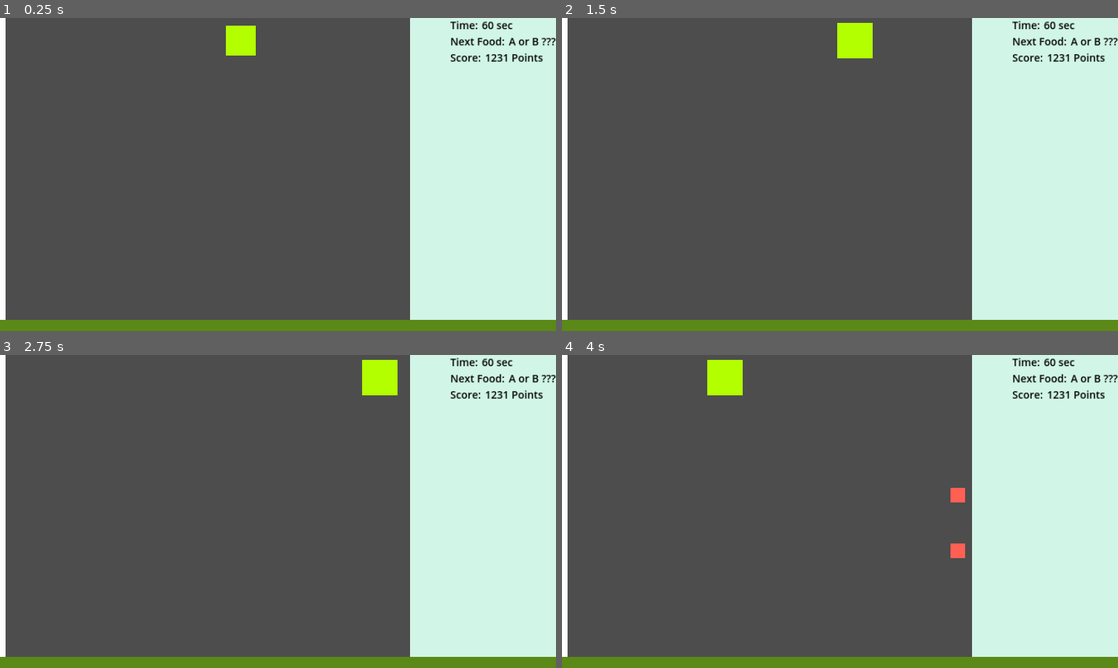
Above: before the commit, frames 1-4 (two rows, left to right).
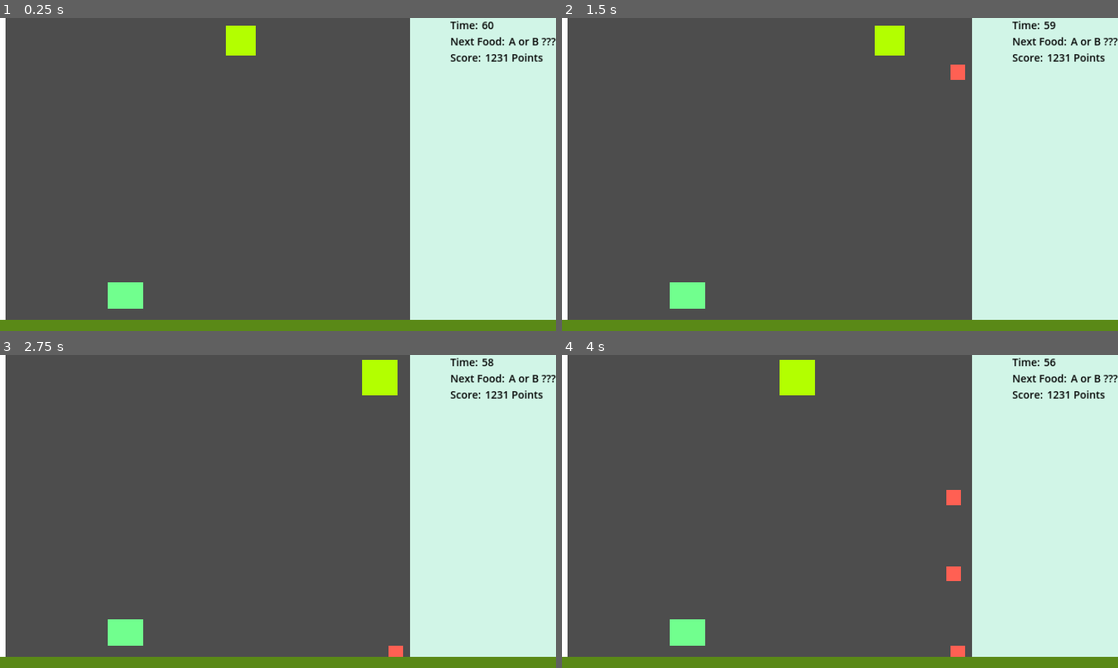
Above: after the commit, the same moments.

Repository: BujarMuharemi/game-jam-8
Game: Godot game, scene res://main_scene/main_scene.tscn
Two runs of this game, one before a commit and one after it. Both use one fixed random seed, a clock stepped at 60 frames per second and the inputs below.
Inputs:
- Up to frame 1 (0.25 s): no input
- Up to frame 2 (1.5 s): tap Enter at 0.5 s; hold Right (ui_right) 0.53-1.28 s; hold Space (ui_select) 0.53-1.28 s; hold Left (ui_left) from 1.28 s (still down); tap Space (ui_select) at 1.35 s
- Up to frame 3 (2.75 s): tap Space (ui_select) at 1.52, 1.82 s; release Left (ui_left) at 2.03 s; hold Right (ui_right) from 2.03 s (still down); hold Space (ui_select) from 2.03 s (still down)
- Up to frame 4 (4 s): release Space (ui_select) at 2.78 s; tap Space (ui_select) at 2.85, 3.02, 3.32 s; release Right (ui_right) at 3.53 s; hold Left (ui_left) from 3.53 s (still down); hold Space (ui_select) from 3.53 s (still down)

The runs differ from the first frame. In frame 1, 0.6% of the frame differs, in the area x 19-93%, y 1-93%; in frame 2, 2.0%; in frame 3, 0.7%; in frame 4, 2.5%, in the area x 19-93%, y 1-97%.

Commit message:
added timer, score etc

Diff:
--- a/game_world/player/player.gd
+++ b/game_world/player/player.gd
@@ -1,7 +1,7 @@
 extends Area2D
 
 # Define the speed of movement
-const SPEED = 30
+const SPEED = 20
 var block_left=false
 var block_right=false
 var food_scene = preload("res://game_world/food/food.tscn")
@@ -15,7 +15,8 @@
 	elif Input.is_action_pressed("ui_left") and !block_left:
 		self.set_position(Vector2(get_position().x-SPEED,get_position().y))
 
-	elif Input.is_action_just_pressed("ui_select") and food_drop_time:
+	## is_action_just_pressed
+	elif Input.is_action_pressed("ui_select") and food_drop_time:
 		set_scale(Vector2(1.0,1.0))
 		var food = food_scene.instantiate()
 		food.position = position
@@ -37,6 +38,5 @@
 
 
 func _on_timer_timeout():
-	print("timer")
 	food_drop_time=true
 	set_scale(Vector2(1.2,1.2)) # to tell the player he can spawn stuff
--- /dev/null
+++ b/game_world/sumo/sumo.gd
@@ -0,0 +1,20 @@
+extends Node2D
+
+@export var feed_score = 10
+
+# Called when the node enters the scene tree for the first time.
+func _ready():
+	pass # Replace with function body.
+
+
+# Called every frame. 'delta' is the elapsed time since the previous frame.
+func _process(delta):
+	pass
+
+
+func _on_body_entered(body):
+	#TODO: play eat animation here
+	print("sumo hit:",body)
+	body.hide()
+	body.queue_free()
+	get_tree().root.get_child(0).update_score(feed_score)
--- /dev/null
+++ b/game_world/sumo/sumo.tscn
@@ -0,0 +1,21 @@
+[gd_scene load_steps=4 format=3 uid="uid://c5d70o5dhak6y"]
+
+[ext_resource type="Script" path="res://game_world/sumo/sumo.gd" id="1_70sll"]
+[ext_resource type="Texture2D" uid="uid://bia418x5tjgv" path="res://game_world/player/blanko.png" id="2_0yxt4"]
+
+[sub_resource type="RectangleShape2D" id="RectangleShape2D_auaa2"]
+size = Vector2(125, 90)
+
+[node name="Sumo" type="Area2D"]
+script = ExtResource("1_70sll")
+
+[node name="Blanko" type="Sprite2D" parent="."]
+modulate = Color(0.443137, 1, 0.556863, 1)
+scale = Vector2(0.12, 0.09)
+texture = ExtResource("2_0yxt4")
+
+[node name="CollisionShape2D" type="CollisionShape2D" parent="."]
+position = Vector2(-0.5, 0)
+shape = SubResource("RectangleShape2D_auaa2")
+
+[connection signal="body_entered" from="." to="." method="_on_body_entered"]
--- a/main_scene/game_manager/game_manager.gd
+++ b/main_scene/game_manager/game_manager.gd
@@ -6,6 +6,7 @@
 var options_scene
 var pause_scene
 
+var score=0
 ## TODO: create independent btns which can be resued in all scenes !
 
 func _ready():
--- /dev/null
+++ b/main_scene/main_scene.gd
@@ -0,0 +1,28 @@
+extends Node2D
+
+var score = 0
+@export var round_time = 60
+
+func update_score(to_add):
+	score+= to_add
+	$Hud/HBoxContainer/VBoxContainer/ScoreHBox/ScoreText.text = str(score)
+
+func set_timer(new_time):
+	$Hud/HBoxContainer/VBoxContainer/Time/TimerSeconds.text = str(round_time)
+
+func _ready():
+	pass # Replace with function body.
+
+
+# Called every frame. 'delta' is the elapsed time since the previous frame.
+func _process(delta):
+	pass
+
+
+func _on_round_timer_timeout():
+	round_time-=1
+	if(round_time>=0):
+		set_timer(round_time)
+	else:
+		print("game over")
+		get_tree().paused = true
--- a/main_scene/main_scene.tscn
+++ b/main_scene/main_scene.tscn
@@ -1,12 +1,15 @@
-[gd_scene load_steps=4 format=3 uid="uid://75ba58pbuguj"]
+[gd_scene load_steps=6 format=3 uid="uid://75ba58pbuguj"]
 
+[ext_resource type="Script" path="res://main_scene/main_scene.gd" id="1_6w07c"]
 [ext_resource type="PackedScene" uid="uid://ccdblvlvp4kxe" path="res://game_world/player/player.tscn" id="1_dnv8g"]
 [ext_resource type="Texture2D" uid="uid://bia418x5tjgv" path="res://game_world/player/blanko.png" id="2_fa3jh"]
+[ext_resource type="PackedScene" uid="uid://c5d70o5dhak6y" path="res://game_world/sumo/sumo.tscn" id="3_jddoh"]
 
 [sub_resource type="RectangleShape2D" id="RectangleShape2D_l8bih"]
 size = Vector2(511, 1193)
 
 [node name="MainScene" type="Node2D"]
+script = ExtResource("1_6w07c")
 
 [node name="player" parent="." instance=ExtResource("1_dnv8g")]
 modulate = Color(0.701961, 1, 0, 1)
@@ -48,7 +51,7 @@
 scale = Vector2(2.15777, 0.668334)
 shape = SubResource("RectangleShape2D_l8bih")
 
-[node name="Control" type="Control" parent="."]
+[node name="Hud" type="Control" parent="."]
 layout_direction = 1
 layout_mode = 3
 anchors_preset = 8
@@ -64,7 +67,7 @@
 size_flags_vertical = 4
 metadata/_edit_use_anchors_ = true
 
-[node name="HBoxContainer" type="HBoxContainer" parent="Control"]
+[node name="HBoxContainer" type="HBoxContainer" parent="Hud"]
 layout_mode = 1
 anchors_preset = 11
 anchor_left = 1.0
@@ -74,54 +77,54 @@
 grow_horizontal = 0
 grow_vertical = 2
 
-[node name="VBoxContainer" type="VBoxContainer" parent="Control/HBoxContainer"]
+[node name="VBoxContainer" type="VBoxContainer" parent="Hud/HBoxContainer"]
 layout_mode = 2
 
-[node name="Time" type="HBoxContainer" parent="Control/HBoxContainer/VBoxContainer"]
+[node name="Time" type="HBoxContainer" parent="Hud/HBoxContainer/VBoxContainer"]
 layout_mode = 2
 
-[node name="Label3" type="Label" parent="Control/HBoxContainer/VBoxContainer/Time"]
+[node name="Label3" type="Label" parent="Hud/HBoxContainer/VBoxContainer/Time"]
 layout_mode = 2
 theme_override_colors/font_color = Color(0, 0, 0, 1)
 theme_override_colors/font_outline_color = Color(1, 1, 1, 1)
 theme_override_font_sizes/font_size = 36
 text = "Time: "
 
-[node name="Label4" type="Label" parent="Control/HBoxContainer/VBoxContainer/Time"]
+[node name="TimerSeconds" type="Label" parent="Hud/HBoxContainer/VBoxContainer/Time"]
 layout_mode = 2
 theme_override_colors/font_color = Color(0, 0, 0, 1)
 theme_override_colors/font_outline_color = Color(1, 1, 1, 1)
 theme_override_font_sizes/font_size = 36
-text = "60 sec"
+text = "60"
 
-[node name="Food" type="HBoxContainer" parent="Control/HBoxContainer/VBoxContainer"]
+[node name="Food" type="HBoxContainer" parent="Hud/HBoxContainer/VBoxContainer"]
 layout_mode = 2
 
-[node name="Label3" type="Label" parent="Control/HBoxContainer/VBoxContainer/Food"]
+[node name="Label3" type="Label" parent="Hud/HBoxContainer/VBoxContainer/Food"]
 layout_mode = 2
 theme_override_colors/font_color = Color(0, 0, 0, 1)
 theme_override_colors/font_outline_color = Color(1, 1, 1, 1)
 theme_override_font_sizes/font_size = 36
 text = "Next Food: "
 
-[node name="Label4" type="Label" parent="Control/HBoxContainer/VBoxContainer/Food"]
+[node name="Label4" type="Label" parent="Hud/HBoxContainer/VBoxContainer/Food"]
 layout_mode = 2
 theme_override_colors/font_color = Color(0, 0, 0, 1)
 theme_override_colors/font_outline_color = Color(1, 1, 1, 1)
 theme_override_font_sizes/font_size = 36
 text = "A or B ???"
 
-[node name="Time2" type="HBoxContainer" parent="Control/HBoxContainer/VBoxContainer"]
+[node name="ScoreHBox" type="HBoxContainer" parent="Hud/HBoxContainer/VBoxContainer"]
 layout_mode = 2
 
-[node name="Label3" type="Label" parent="Control/HBoxContainer/VBoxContainer/Time2"]
+[node name="Label3" type="Label" parent="Hud/HBoxContainer/VBoxContainer/ScoreHBox"]
 layout_mode = 2
 theme_override_colors/font_color = Color(0, 0, 0, 1)
 theme_override_colors/font_outline_color = Color(1, 1, 1, 1)
 theme_override_font_sizes/font_size = 36
 text = "Score: "
 
-[node name="Label4" type="Label" parent="Control/HBoxContainer/VBoxContainer/Time2"]
+[node name="ScoreText" type="Label" parent="Hud/HBoxContainer/VBoxContainer/ScoreHBox"]
 layout_mode = 2
 theme_override_colors/font_color = Color(0, 0, 0, 1)
 theme_override_colors/font_outline_color = Color(1, 1, 1, 1)
@@ -130,3 +133,11 @@
 
 [node name="Camera2D" type="Camera2D" parent="."]
 position = Vector2(960, 540)
+
+[node name="Sumo" parent="." instance=ExtResource("3_jddoh")]
+position = Vector2(434, 957)
+
+[node name="RoundTimer" type="Timer" parent="."]
+autostart = true
+
+[connection signal="timeout" from="RoundTimer" to="." method="_on_round_timer_timeout"]
Not shown, changed: README.md
